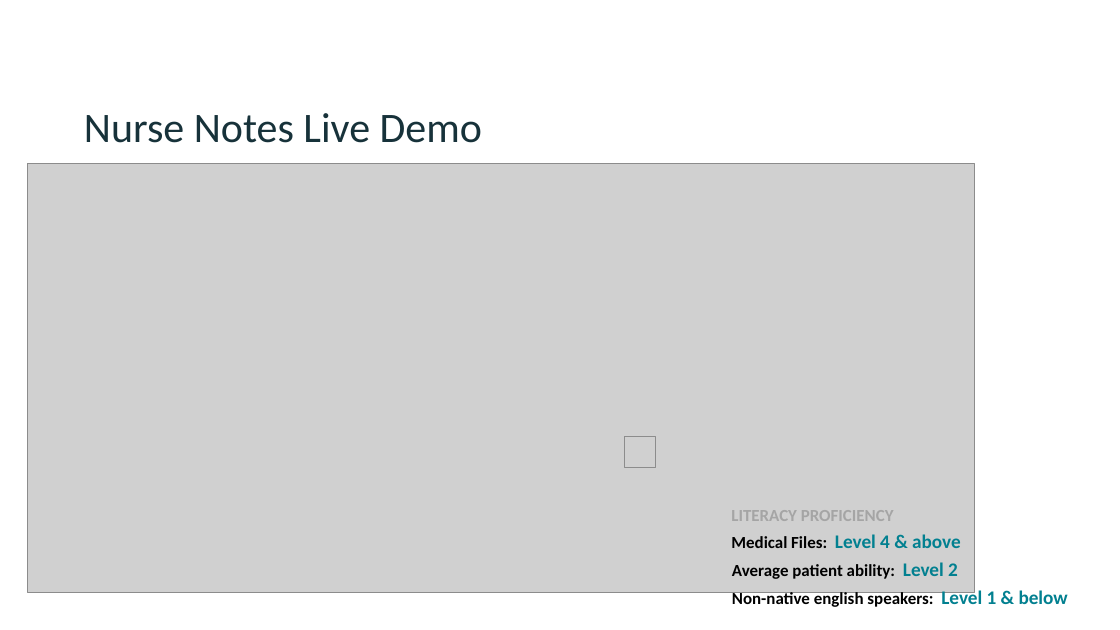
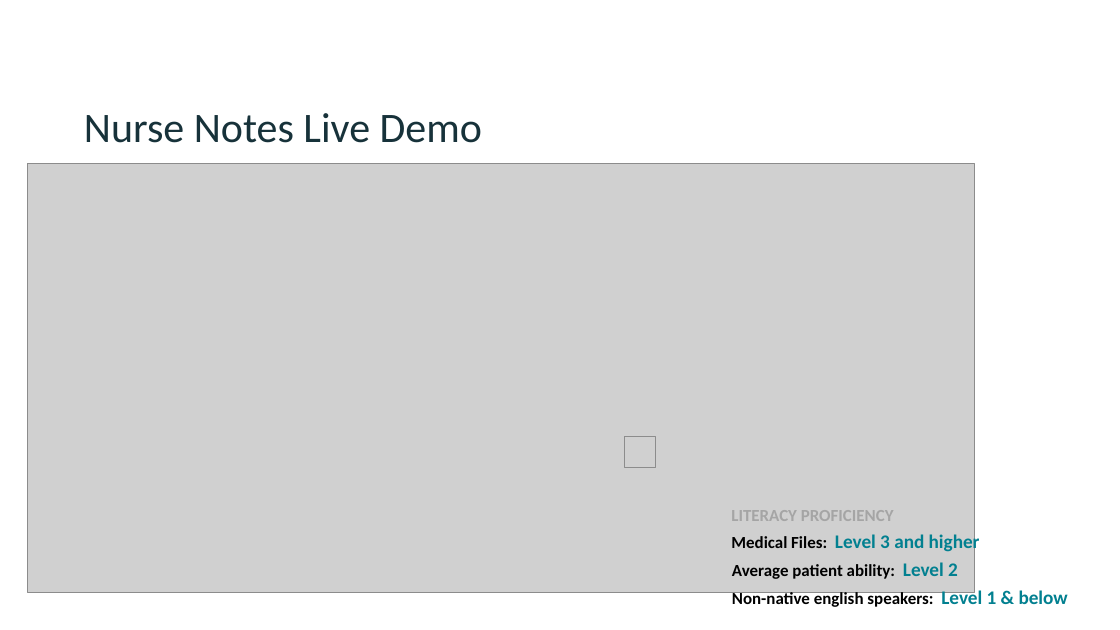
Before and after one commit to ericcayers-ai/hackathon-project, a slide deck: slide 6 of docs/NurseNotes_Pitch.pptx. Drawn at 1120x630 pixels with LibreOffice and Linux fonts; fonts in the diff are those of the drawing; grey boxes stand for pictures. Boxes give left, top, right and bottom in pixels: in the first picture for what was removed or moved away, otherwise in the second. Text is boxed around its words. In the diff, an @@ line names an element or a change of style, - is before the commit and + after.

Commit message:
Add prompt.txt compliance audit; align deck literacy stat with docx
docs/PROMPT_COMPLIANCE.md: per-item PASS/GAP evidence for every prompt.txt
deliverable, with command tails; records the three honest gaps (backend
section lives in Google Doc upstream, no reorg-design artifact, live-model
eval unrun).

Deck slide 6 claimed medical files sit at 'Level 4 & above'; the synced Idea
Guide (source of truth) and deck slide 11 both say 'Level 3 and higher'.
Corrected in place so slideshow does not contradict the docx.

```diff
--- a/docs/NurseNotes_Pitch.pptx
+++ b/docs/NurseNotes_Pitch.pptx
@@ text at <box>731,532,980,553</box>: text changed; size 14.5 to 16.5 pt; text colour #000000 to #028090 @@
-Medical Files: Level 4 & above
+Medical Files: Level 3 and higher
```
Also in this commit, not shown: 1 other file.
